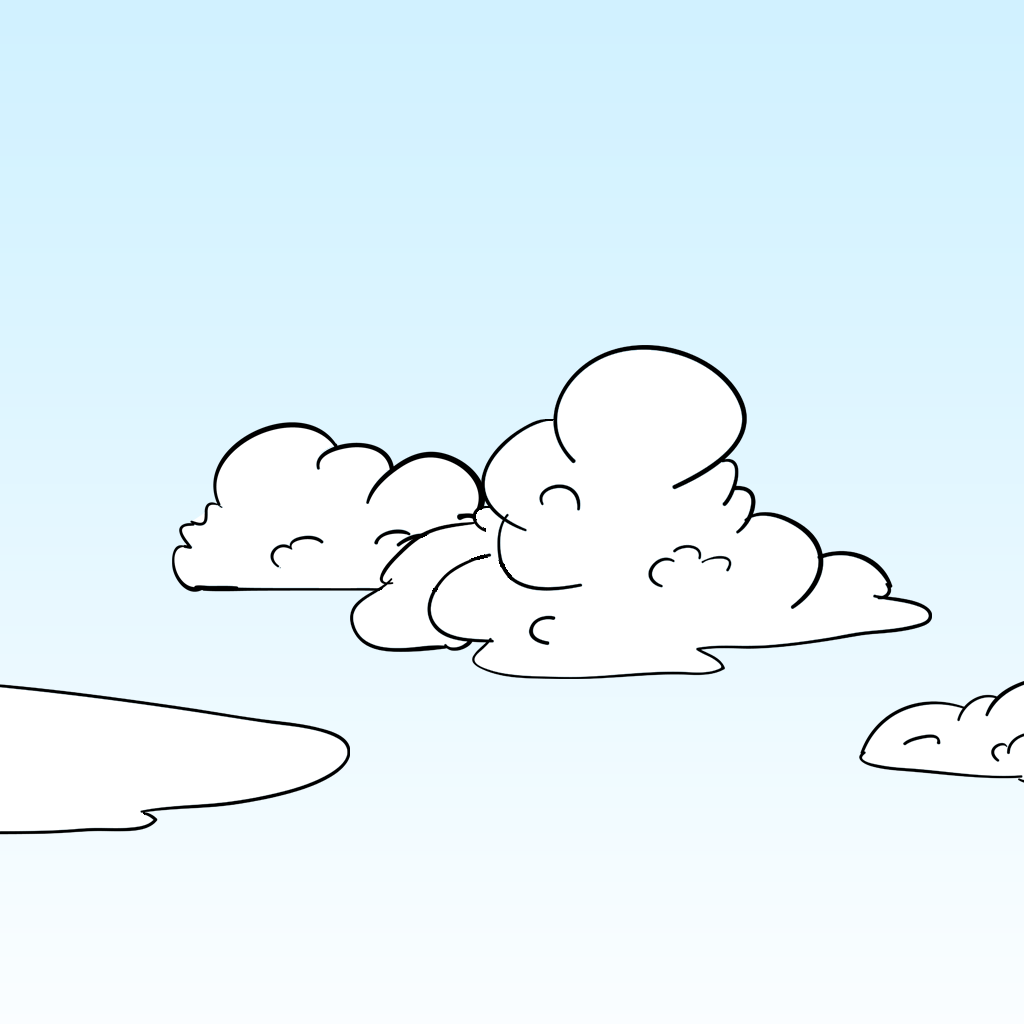
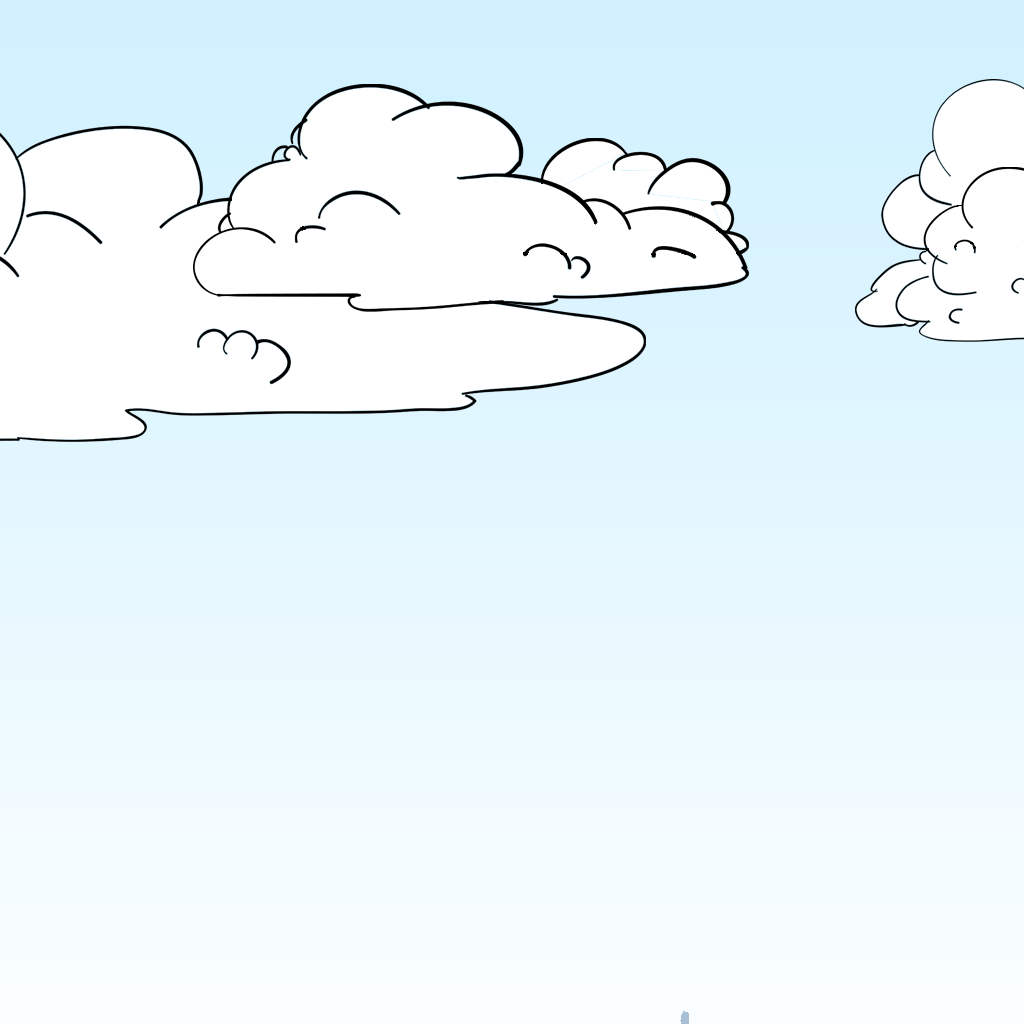
Before/after of a 1024×1024 layered artwork. What changed in the layer stack:
removed layer "Layer 3" over [680, 1011, 689, 1024]
painted on "Layer 1" over [0, 79, 1024, 835]
